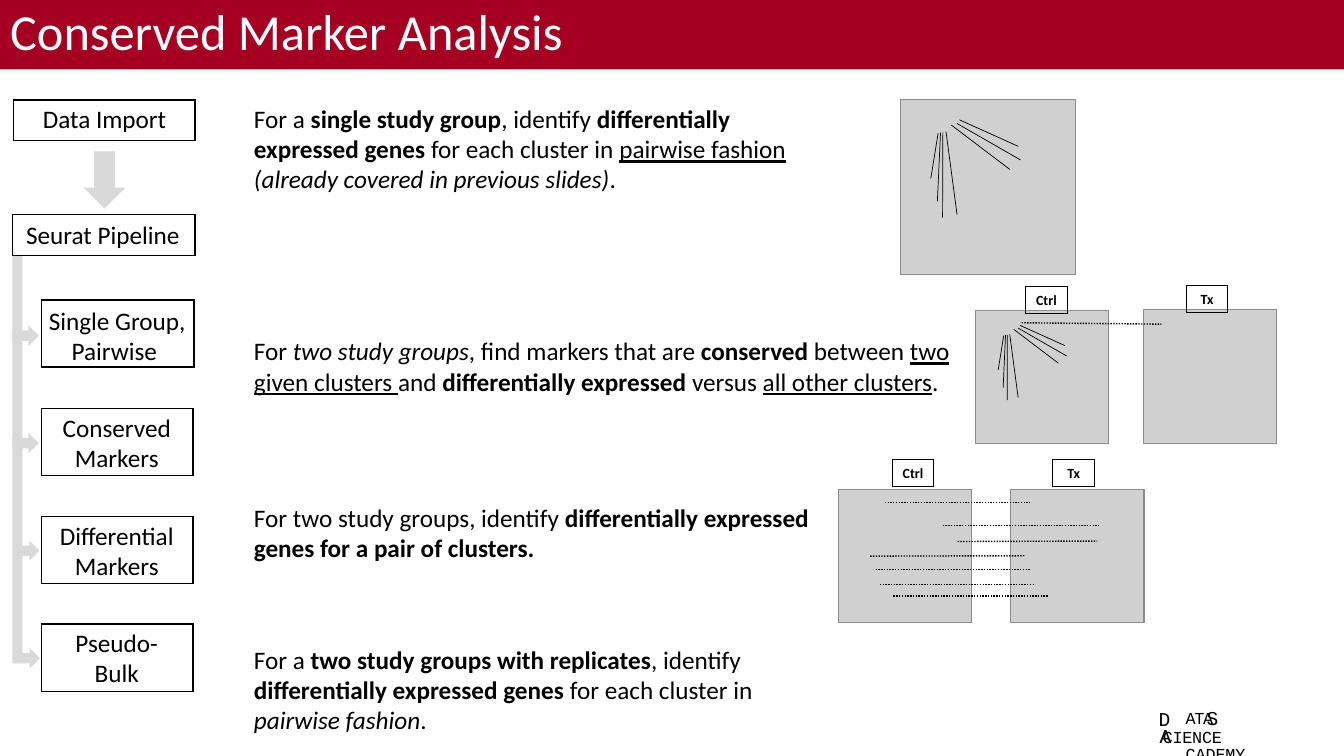
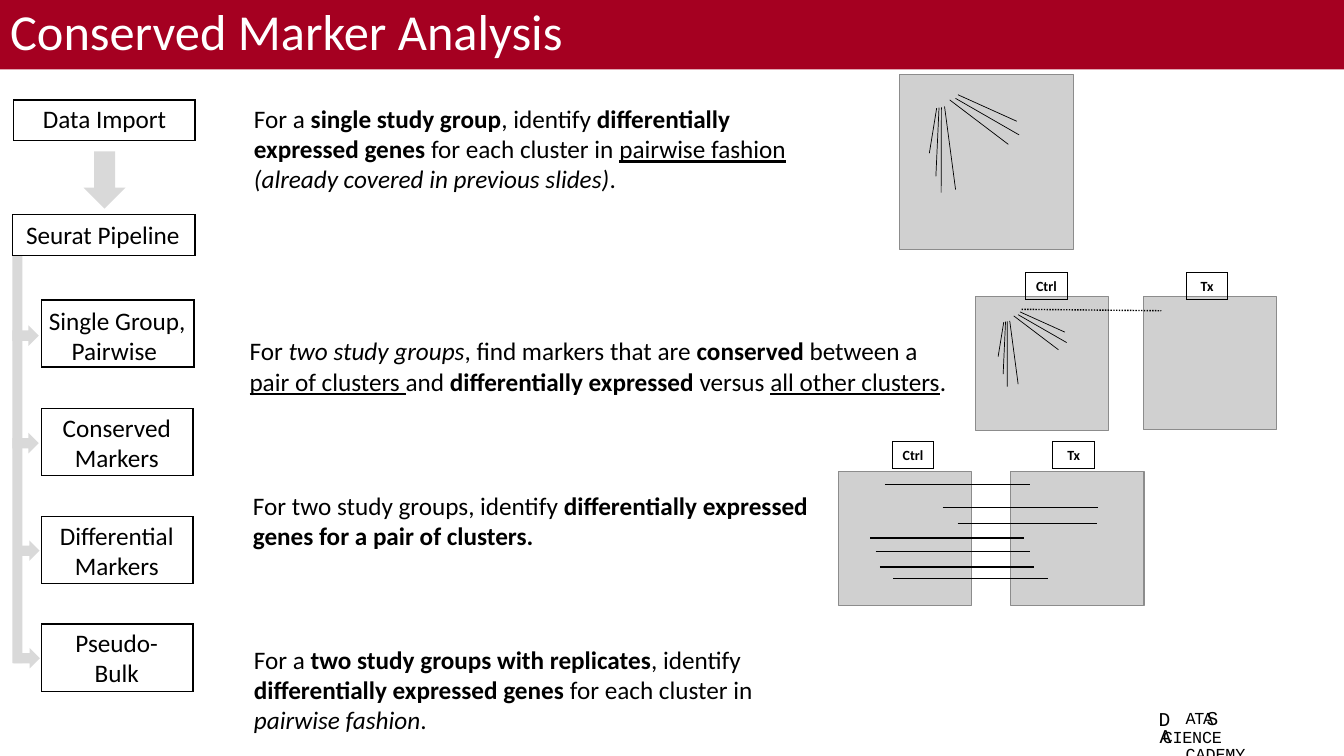
Before and after one commit to bacorli2/scrna_workshop, a slide deck: slide 2 of M5_Seurat_DGE_and_Exploratory/M5_Seurat_DGE_Exploratory.pptx. Drawn at 1344x756 pixels with LibreOffice and Linux fonts; fonts in the diff are those of the drawing; grey boxes stand for pictures; background and template pictures are left out. Boxes give left, top, right and bottom in pixels: in the first picture for what was removed or moved away, otherwise in the second. Text is boxed around its words. In the diff, an @@ line names an element or a change of style, - is before the commit and + after.

```diff
--- a/M5_Seurat_DGE_and_Exploratory/M5_Seurat_DGE_Exploratory.pptx
+++ b/M5_Seurat_DGE_and_Exploratory/M5_Seurat_DGE_Exploratory.pptx
@@ 7 lines, 1 picture: place and size @@
-7 lines, 1 picture at (900,100,1075,274)
+7 lines, 1 picture at (899,75,1074,249)
@@ text at (250,342,946,395): text changed @@
-For two study groups, find markers that are conserved between two given clusters and differentially expressed versus all other clusters.
+For two study groups, find markers that are conserved between a pair of clusters and differentially expressed versus all other clusters.
@@ text "For two study groups, identify ...": place and size @@
-text "For two study groups, identify ..." at (254,509,809,562)
+text "For two study groups, identify ..." at (253,497,808,550)
@@ line (885, 485) - (1030, 485): stroke #000000 1 pt dashed to #000000 1 pt @@
@@ line (943, 508) - (1099, 508): stroke #000000 1 pt dashed to #000000 1 pt @@
@@ 3 lines, 2 pictures, 2 rectangles: place and size @@
-3 lines, 2 pictures, 2 rectangles at (839,460,1144,623)
+3 lines, 2 pictures, 2 rectangles at (839,442,1144,605)
@@ line (870, 538) - (1024, 538): stroke #000000 1 pt dashed to #000000 1 pt @@
@@ line (958, 523) - (1098, 523): stroke #000000 1 pt dashed to #000000 1 pt @@
@@ line (876, 552) - (1030, 552): stroke #000000 1 pt dashed to #000000 1 pt @@
@@ line (880, 568) - (1034, 568): stroke #000000 1 pt dashed to #000000 1 pt @@
@@ 12 lines, 2 pictures, 2 rectangles: place and size @@
-12 lines, 2 pictures, 2 rectangles at (880,286,1276,596)
+12 lines, 2 pictures, 2 rectangles at (880,272,1276,579)
@@ line (893, 579) - (1049, 579): stroke #000000 1 pt dashed to #000000 1 pt @@
```
Also in this commit, not shown: 7 other slides changed, 1 other file.
